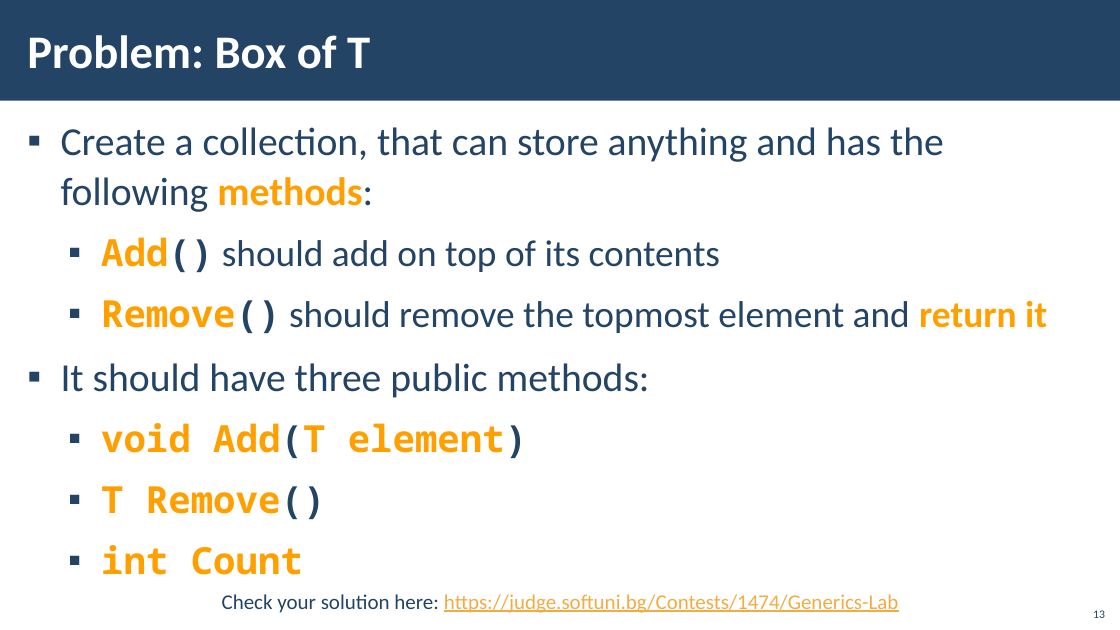
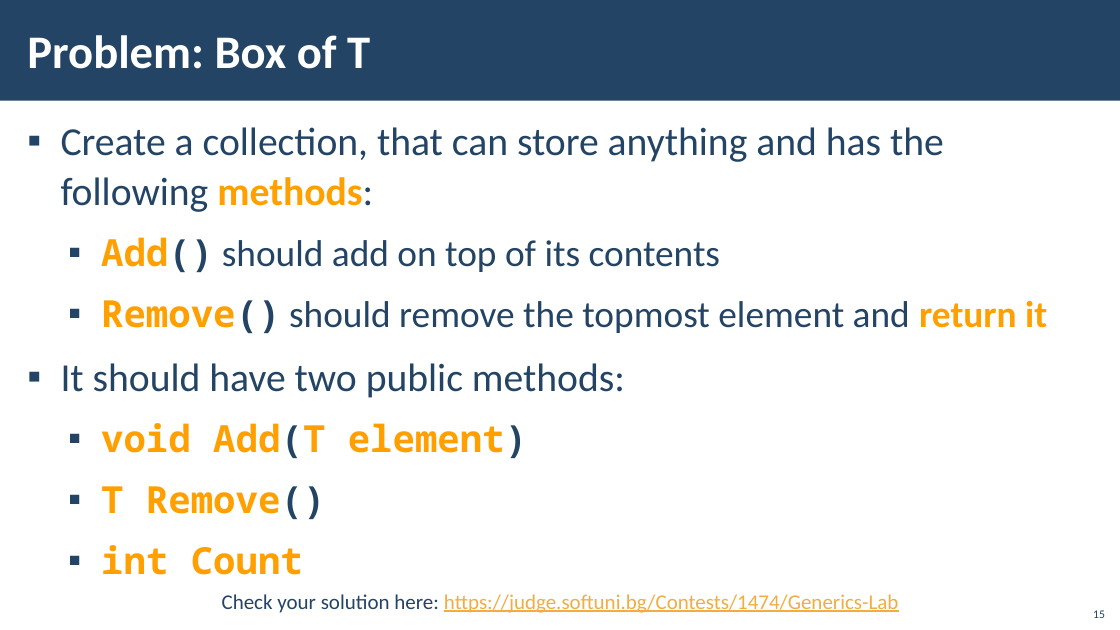
Before and after one commit to BiserHristov/SoftUni, a slide deck: slide 15 of 03. C# Advanced/01. C# Advanced/09. Generics/08. CSharp-Advanced-Generics.pptx (slide 13 before the commit). Drawn at 1120x630 pixels with LibreOffice and Linux fonts; fonts in the diff are those of the drawing; background and template pictures are left out. Boxes give left, top, right and bottom in pixels: in the first picture for what was removed or moved away, otherwise in the second. Text is boxed around its words. In the diff, an @@ line names an element or a change of style, - is before the commit and + after.

```diff
--- a/03. C# Advanced/01. C# Advanced/09. Generics/08. CSharp-Advanced-Generics.pptx
+++ b/03. C# Advanced/01. C# Advanced/09. Generics/08. CSharp-Advanced-Generics.pptx
@@ text at (61,363,625,398): text changed @@
-▪ It should have three public methods:
+▪ It should have two public methods:
@@ page number at (1093,610,1105,618): text changed @@
-13
+15
```
Also in this commit, not shown: 3 other slides changed, 2 slides added, 1 other file.
